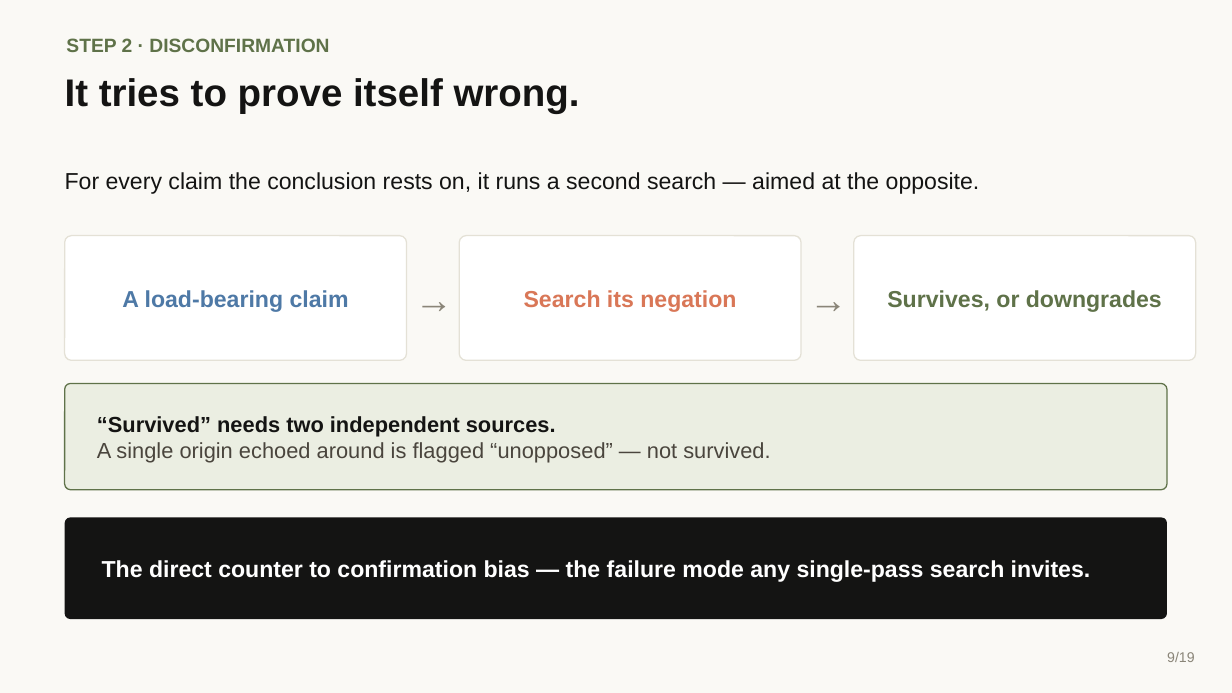
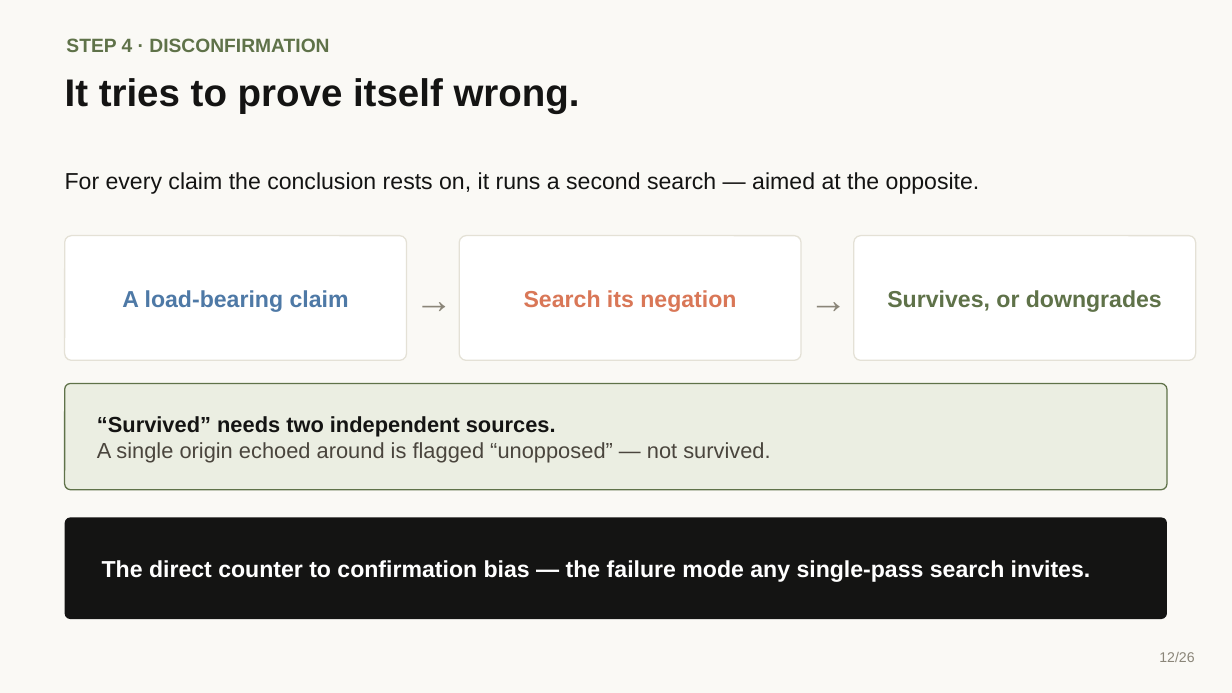
Before and after one commit to ComplexAR/Insight-Engine, a slide deck: slide 12 of Presentation/Insight-Engine-Explainer.pptx (slide 9 before the commit). Drawn at 1232x693 pixels with LibreOffice and Linux fonts; fonts in the diff are those of the drawing. Boxes give left, top, right and bottom in pixels: in the first picture for what was removed or moved away, otherwise in the second. Text is boxed around its words. In the diff, an @@ line names an element or a change of style, - is before the commit and + after.

Commit message:
Update explainer deck, script, and generator
Update the chaptered explainer to the 26-slide build: a uniform 12-box
"How it works" map with the invoking command on every step, the 1-12
numbering, dedicated Render (Step 11) and Track (Step 12) slides, and
the model-choice regrouping (adjudication mechanics followed by the two
model-choice slides).

```diff
--- a/Presentation/Insight-Engine-Explainer.pptx
+++ b/Presentation/Insight-Engine-Explainer.pptx
@@ text at box(66, 38, 329, 52): text changed @@
-STEP 2 · DISCONFIRMATION
+STEP 4 · DISCONFIRMATION
@@ text at box(1159, 652, 1194, 662): text changed @@
-9/19
+12/26
```
Also in this commit, not shown: 17 other slides changed, 8 slides added, 1 slide removed, 2 other files.
